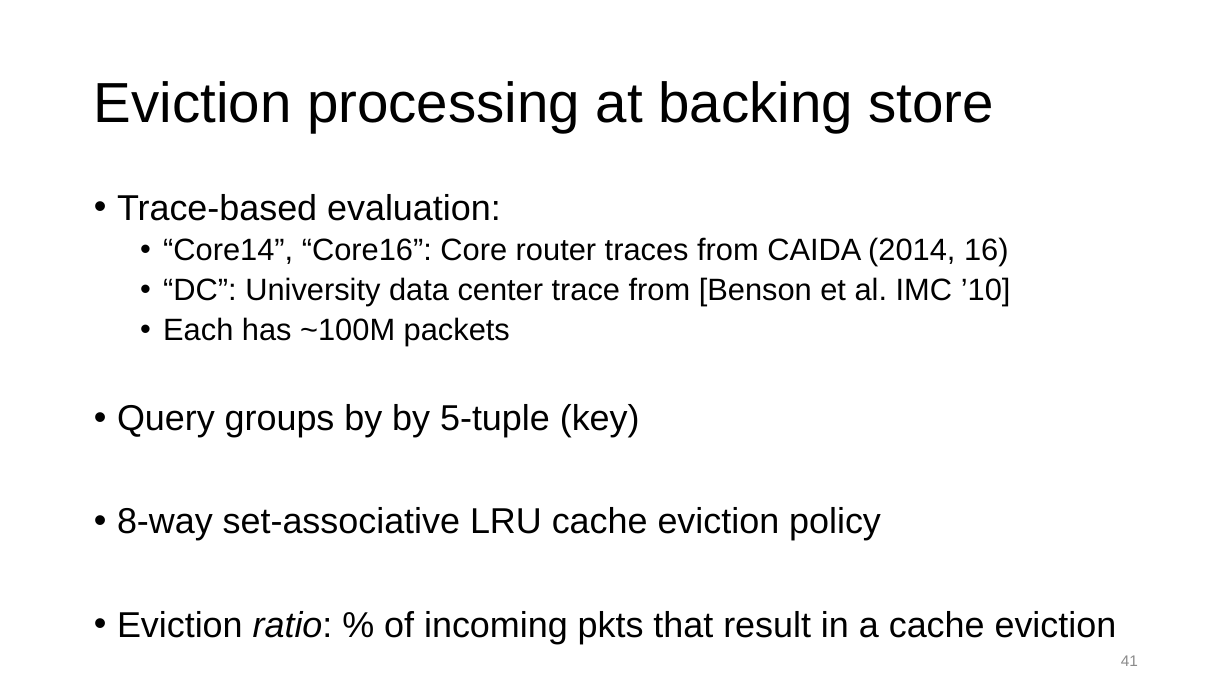
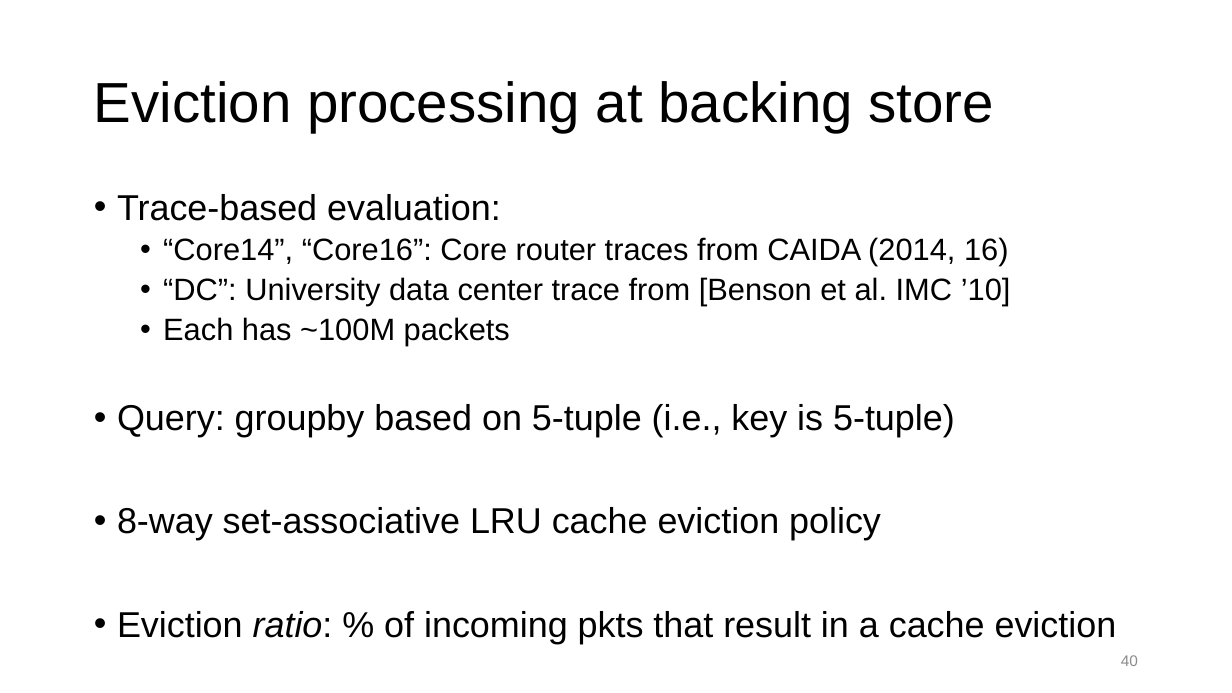
Before and after one commit to anirudhSK/pifo-domino-marple-ppts, a slide deck: slide 40 of marple_itx18.pptx (slide 41 before the commit). Drawn at 1232x693 pixels with LibreOffice and Linux fonts; fonts in the diff are those of the drawing. Boxes give left, top, right and bottom in pixels: in the first picture for what was removed or moved away, otherwise in the second. Text is boxed around its words. In the diff, an @@ line names an element or a change of style, - is before the commit and + after.

Commit message:
Simplify based on rehearsal. Rehearsed to 34 minutes.

```diff
--- a/marple_itx18.pptx
+++ b/marple_itx18.pptx
@@ text at [117, 404, 955, 437]: text changed @@
-• Query groups by by 5-tuple (key)
+• Query: groupby based on 5-tuple (i.e., key is 5-tuple)
@@ page number at [1121, 655, 1138, 666]: text changed @@
-41
+40
```
Also in this commit, not shown: 6 other slides changed, 1 slide removed.
